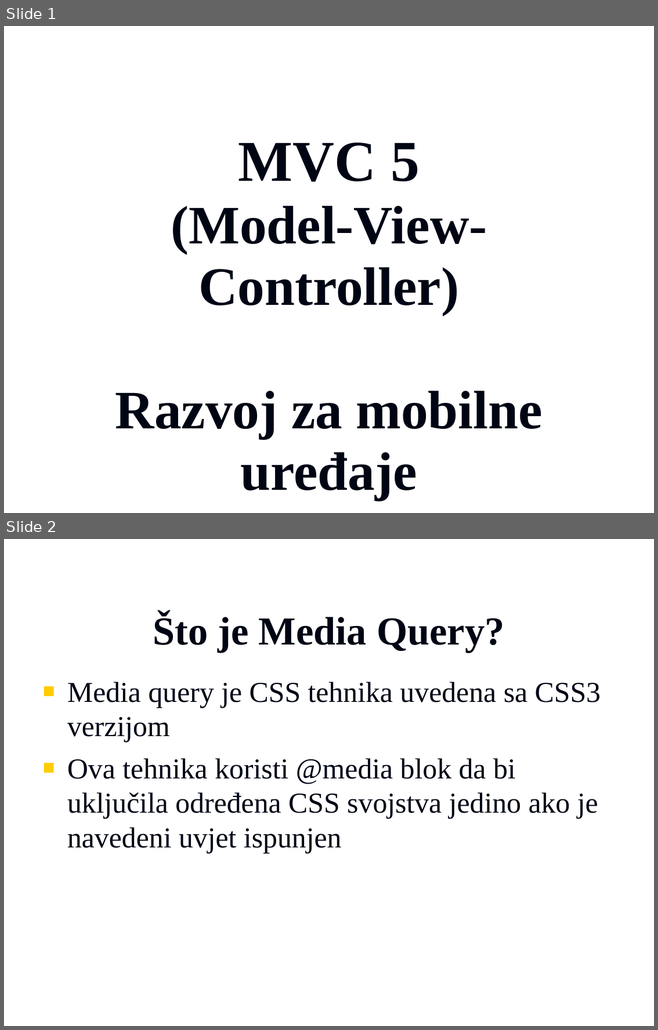
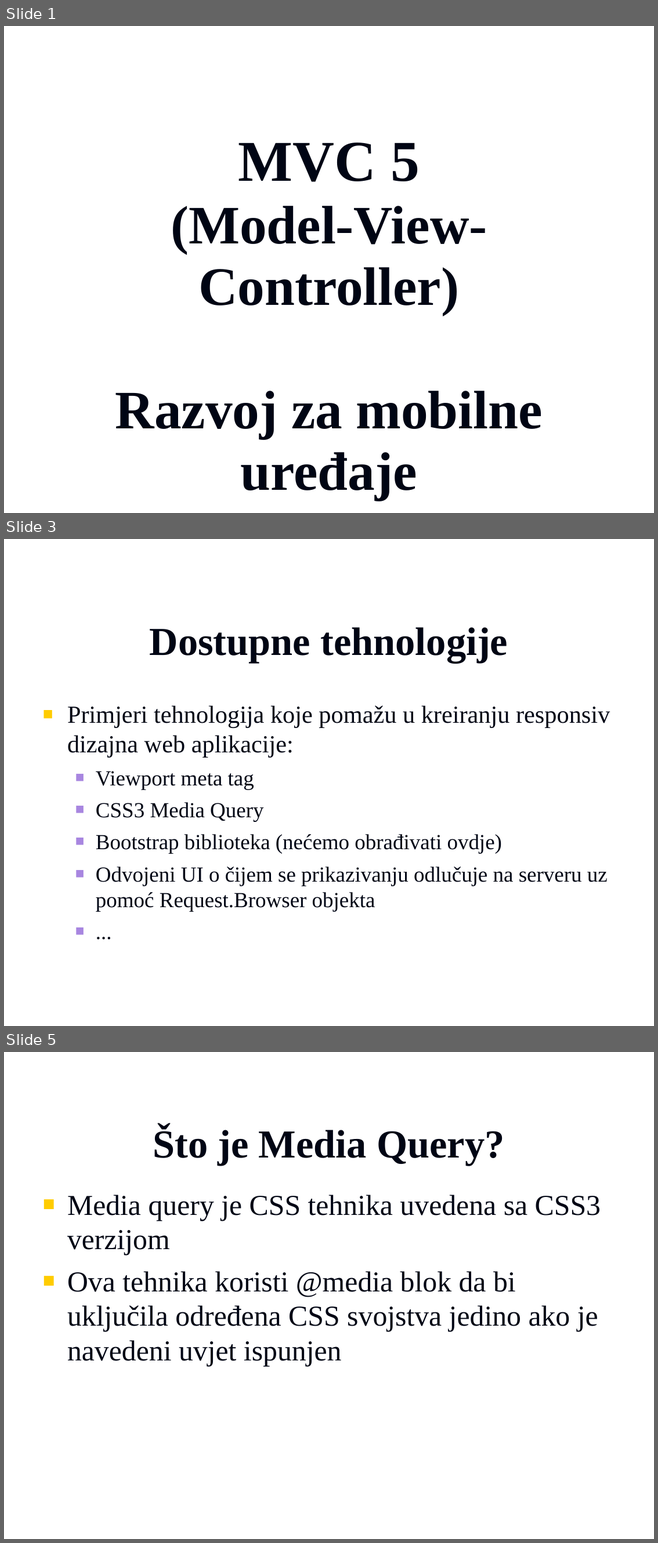
Before and after one commit to vzdesic/PZI, a slide deck: PPTs/19 MVC mobilni razvoj.ppt. Shown one above the other, each under a label of ours: slides 1 and 2 before the commit, slides 1, 3 and 5 after it; the slides between them are not shown. The pictures are 658x1030 and 658x1543 pixels, drawn with LibreOffice and Linux fonts; fonts in the diff are those of the drawing; background and template pictures are left out. Boxes give left, top, right and bottom in pixels: in the first picture for what was removed or moved away, otherwise in the second. Text is boxed around its words. In the diff, an @@ line names an element or a change of style, - is before the commit and + after.

```diff
--- a/PPTs/19 MVC mobilni razvoj.ppt
+++ b/PPTs/19 MVC mobilni razvoj.ppt
@@ slide 3 added at [4,539,654,1026], background picture (left out) @@
@@ title added at [150,627,507,663], 44 pt, text #000514, bold @@
+Dostupne tehnologije
@@ text added at [67,705,610,912], 23.8 pt, text #000514 @@
+■ Primjeri tehnologija koje pomažu u kreiranju responsiv dizajna web aplikacije:
+  ■ Viewport meta tag
+  ■ CSS3 Media Query
+  ■ Bootstrap biblioteka (nećemo obrađivati ovdje)
+  ■ Odvojeni UI o čijem se prikazivanju odlučuje na serveru uz pomoć Request.Browser objekta
+  ■ ...
@@ what was slide 2 is now slide 5 @@
```
Also in this commit, not shown: 1 slide changed, 2 other slides added, 7 other files.
